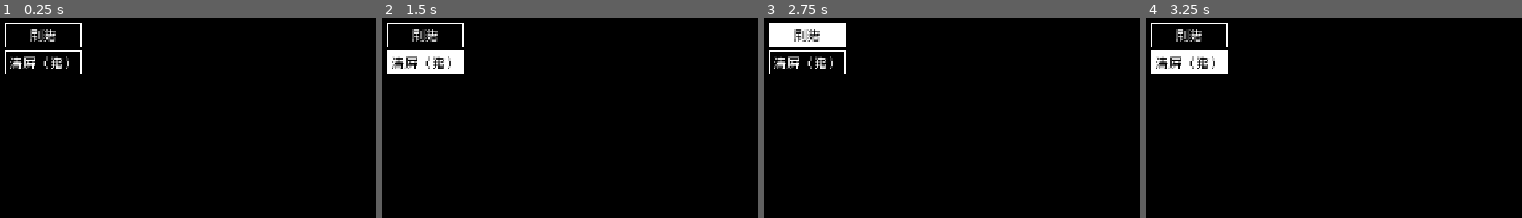
Above: before the commit, frames 1-4 (left to right).
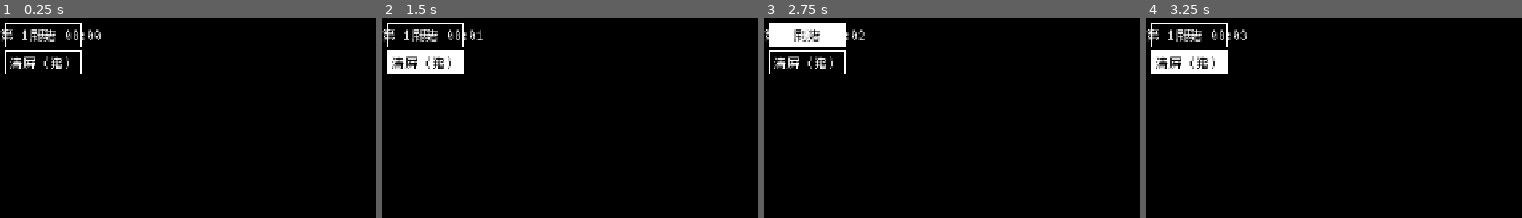
Above: after the commit, the same moments.

Repository: Gindama713/GameForGindama
Game: Godot game, scene res://main.tscn
Two runs of this game, one before a commit and one after it. Both use one fixed random seed, a clock stepped at 60 frames per second and the inputs below.
Inputs:
- Up to frame 1 (0.25 s): no input
- Up to frame 2 (1.5 s): click "刷猪" at 0.5 s; click "清屏（猪）" at 1.25 s
- Up to frame 3 (2.75 s): click "刷猪" at 2 s
- Up to frame 4 (3.25 s): click "清屏（猪）" at 2.75 s
The pictures show only the part of the screen within x 0-50%, y 0-50%; the shares and areas given below are measured in that part.

The runs differ from the first frame. In frame 1, 0.5% of the frame differs, in the area x 0-27%, y 5-12%; in frame 2, 0.5%; in frame 3, 0.2%; in frame 4, 0.5%.

Commit message:
时间系统：日夜循环 + 顶部时钟 + 夜晚休息/睡觉回疲劳 + 需求速率重调
- TimeSystem：1 真实秒 = 1 游戏分钟（1 游戏天 = 24 真实分钟）；新增 day()/hour()/is_night()/
  time_string()/day_time_string() + day_changed 信号；夜晚 20:00-06:00；开局 08:00。
  elapsed 单位改为「游戏分钟」（数值不变，语义明确）。
- 新增 ui/time_display.gd（顶部中央 Label，显示「第 N 天 HH:MM」，PRESET_TOP_WIDE 居中、
  mouse_filter=IGNORE 不吃鼠标），挂到 main.tscn 的 UI 下。
- Brain：夜晚 TimeSystem.is_night() 时 Rest 权重 +0.7 -> 大部分猪夜里休息；
  处于 rest 状态时按 0.2/游戏分钟调 Needs.restore("fatigue",...) 睡觉回疲劳。
- 需求衰减（每游戏分钟）：水 0.02315(3天) / 食物 0.01736(4天) / 保暖 0.01389(5天,占位) /
  疲劳 0.03472(2天)。旧值口渴 111 秒就死 -> 改为「不吃不喝≈3 天死亡」。
- 依据：Pork Checkoff 三三法则（猪 无水3天/无食3周）、RimWorld 饿死≈3 游戏天；
  公式 drain_rate = 100/(N天 x 1440)。
- headless 探针验证通过；主场景 headless 冒烟无错；事实文档同步（§3/§4.5/§5/§十/§8.1）。

Diff:
--- a/common/time_system.gd
+++ b/common/time_system.gd
@@ -3,16 +3,72 @@
 ## 暂停 = 不发 tick；快进 = 每次发更大的 dt，或一帧多发几次。
 ## 这样「暂停即停、可快进」是白送的（符合模拟游戏需求）。
 ## 底层依据：_physics_process 固定步长、确定性；Autoload 挂在树根，比主场景先处理。
+##
+## 【时间尺度】1 真实秒 = 1 游戏分钟（用户 2026-09-19 拍板）。
+##   于是 1 游戏天 = 1440 游戏分钟 = 1440 真实秒 = 24 真实分钟。
+##   `elapsed` 的单位就是**游戏分钟**（speed=1 时数值上等于真实秒数）——需求衰减等全按它走。
+##   时间尺度只在这里定义：将来改「1 秒 = 几游戏分」只动 REAL_SECONDS_PER_GAME_MINUTE。
+##
+## 【日夜】夜晚 = [NIGHT_START_HOUR, 24) ∪ [0, NIGHT_END_HOUR)。夜里大脑会给「休息」加权（见 brain.gd）。
 
-signal tick(dt: float)
+signal tick(dt: float)          # dt = 本次推进的游戏分钟
+signal day_changed(day: int)    # 跨天时广播（存档/事件用；UI 也可直接读 day()）
+
+## 1 真实秒 = 多少游戏分钟。改这里 = 改整体时间尺度。
+const REAL_SECONDS_PER_GAME_MINUTE := 1.0
+const MINUTES_PER_DAY := 1440
+## 夜晚时段（小时）。20:00–06:00 = 10 小时夜。
+const NIGHT_START_HOUR := 20
+const NIGHT_END_HOUR := 6
 
 var paused: bool = false
 var speed: float = 1.0
-var elapsed: float = 0.0   # 游戏内累计时间（秒）——日志时间戳用
+var start_hour: int = 8          # 开局时刻（08:00，白天起步）
+var elapsed: float = 0.0         # 游戏内累计**分钟**
+
+var _emitted_day: int = 1
+
+func _ready() -> void:
+	elapsed = float(start_hour) * 60.0
+	_emitted_day = day()
 
 func _physics_process(delta: float) -> void:
 	if paused:
 		return
-	var d := delta * speed
+	# 真实秒 × 速度 ÷ 尺度 = 游戏分钟
+	var d := delta * speed / REAL_SECONDS_PER_GAME_MINUTE
 	elapsed += d
+	var now_day := day()
+	if now_day != _emitted_day:
+		_emitted_day = now_day
+		day_changed.emit(now_day)
 	tick.emit(d)
+
+# ---------------- 查询 ----------------
+
+## 当前第几天（从 1 开始）
+func day() -> int:
+	return int(elapsed / MINUTES_PER_DAY) + 1
+
+## 当天已过的游戏分钟（0 .. 1439.x）
+func minute_of_day() -> float:
+	return fmod(elapsed, MINUTES_PER_DAY)
+
+func hour() -> int:
+	return int(minute_of_day() / 60.0)
+
+func minute() -> int:
+	return int(minute_of_day()) % 60
+
+## 是否夜晚（跨界：20:00 起算，到次日 06:00）
+func is_night() -> bool:
+	var h := hour()
+	return h >= NIGHT_START_HOUR or h < NIGHT_END_HOUR
+
+## "HH:MM"
+func time_string() -> String:
+	return "%02d:%02d" % [hour(), minute()]
+
+## "第 N 天  HH:MM"
+func day_time_string() -> String:
+	return "第 %d 天  %s" % [day(), time_string()]
--- a/creature/components/brain.gd
+++ b/creature/components/brain.gd
@@ -8,7 +8,7 @@
 ##   Wander   游荡   永远在，权重随「活力」上升
 ##   Social   合群   附近有同类时，权重 = 合群度
 ##   Separate 独处   附近有同类时，权重 = 1−合群度
-##   Rest     休息   权重 = 1−活力；当它压过其余驱动 → **真的停下不动**
+##   Rest     休息   权重 = (1−活力)+(1−疲劳)+夜晚加权；压过其余驱动 → **真的停下不动**（并睡回疲劳）
 ##
 ## 【纪律】只通过协议与别人对话：
 ##   要可走方向 → GridMover（不认识它的内部）；要脾气 → Personality；要邻居 → Perception。
@@ -22,6 +22,8 @@
 const REST_WEIGHT := 1.2
 const FATIGUE_REST_WEIGHT := 0.8   # 疲劳→休息意愿（减速而非致命，见 need_def.gd 注释）
 const FATIGUE_SLOW_FACTOR := 1.5   # 疲劳→决策间隔放大（越累动得越稀）
+const NIGHT_REST_BONUS := 0.7      # 夜晚→休息加权（大部分猪夜里歇着；够大又不至于全歇）
+const SLEEP_RECOVER_RATE := 0.2    # 休息/睡觉时疲劳回复速率（每分钟；10 小时夜≈回满）
 
 var _timer: float = 0.0
 var last_drive: String = "wander"   # 上一次决策选中了什么（调试/检视面板用）
@@ -37,10 +39,10 @@
 func tick(dt: float) -> void:
 	# 不判断生死 —— 死了就不会被 tick（Creature.die() 已把宿主摘出时钟）
 	_timer -= dt
-	if _timer > 0.0:
-		return
-	_decide_and_act()
-	_reset_timer()
+	if _timer <= 0.0:
+		_decide_and_act()
+		_reset_timer()
+	_recover_while_resting(dt)      # 处在「休息」时睡觉回疲劳
 
 # ---------------- 决策 ----------------
 
@@ -64,8 +66,10 @@
 	# 疲劳：累了更想歇、更不想动（减速而非死亡，见 need_def.gd 注释）
 	var fatigue_ratio := _fatigue_ratio()
 
-	# --- Rest 休息：低活力 / 高疲劳都想歇 ---
+	# --- Rest 休息：低活力 / 高疲劳都想歇；夜里再额外加权 → 大部分猪夜里歇着 ---
 	var rest_w := (1.0 - energy) * REST_WEIGHT + (1.0 - fatigue_ratio) * FATIGUE_REST_WEIGHT
+	if TimeSystem.is_night():
+		rest_w += NIGHT_REST_BONUS
 
 	# --- Wander 游荡：随机方向，权重随活力 ---
 	var wander_dir := Vector2(GridMover.DIRS[creature.rng.randi_range(0, GridMover.DIRS.size() - 1)])
@@ -176,3 +180,13 @@
 	if fn == null:
 		return 1.0
 	return fn.ratio()
+
+## 睡觉恢复疲劳：处于「休息」状态时按速率回复（需 Needs + fatigue 需求，缺则不动）。
+## 走 Needs.restore() 协议，不认识它的内部结构；将来「吃/喝」也走同一个入口。
+func _recover_while_resting(dt: float) -> void:
+	if last_drive != "rest":
+		return
+	var needs_comp := creature.get_component(Needs) as Needs
+	if needs_comp == null:
+		return
+	needs_comp.restore("fatigue", SLEEP_RECOVER_RATE * dt)
--- a/creature/pig/data/need_fatigue.tres
+++ b/creature/pig/data/need_fatigue.tres
@@ -7,4 +7,4 @@
 id = "fatigue"
 label = "疲劳"
 max_value = 100.0
-drain_rate = 0.4
+drain_rate = 0.03472
--- a/creature/pig/data/need_food.tres
+++ b/creature/pig/data/need_food.tres
@@ -7,5 +7,5 @@
 id = "food"
 label = "饥饿"
 max_value = 100.0
-drain_rate = 0.6
+drain_rate = 0.01736
 depleted_is_lethal = true
--- a/creature/pig/data/need_warmth.tres
+++ b/creature/pig/data/need_warmth.tres
@@ -7,5 +7,5 @@
 id = "warmth"
 label = "保暖"
 max_value = 100.0
-drain_rate = 0.3
+drain_rate = 0.01389
 depleted_is_lethal = true
--- a/creature/pig/data/need_water.tres
+++ b/creature/pig/data/need_water.tres
@@ -7,5 +7,5 @@
 id = "water"
 label = "口渴"
 max_value = 100.0
-drain_rate = 0.9
+drain_rate = 0.02315
 depleted_is_lethal = true
--- a/main.tscn
+++ b/main.tscn
@@ -6,6 +6,7 @@
 [ext_resource type="Script" path="res://ui/creature_inspector.gd" id="3_inspector"]
 [ext_resource type="Script" path="res://ui/minimap.gd" id="5_minimap"]
 [ext_resource type="Theme" path="res://ui/game_theme.tres" id="6_theme"]
+[ext_resource type="Script" path="res://ui/time_display.gd" id="7_time"]
 
 [node name="Main" type="Node2D"]
 theme = ExtResource("6_theme")
@@ -26,3 +27,6 @@
 
 [node name="Minimap" type="Control" parent="UI"]
 script = ExtResource("5_minimap")
+
+[node name="TimeDisplay" type="Label" parent="UI"]
+script = ExtResource("7_time")
--- /dev/null
+++ b/ui/time_display.gd
@@ -0,0 +1,28 @@
+extends Label
+
+## 顶部中央时钟：显示「第 N 天  HH:MM」。时间来自 TimeSystem（Autoload）。
+## 【纪律】只读 TimeSystem，不持有任何游戏状态。
+## 只在显示文本真的变化时才写 text —— 一游戏分钟才变一次，不必每帧重排。
+
+var _last_text: String = ""
+
+func _ready() -> void:
+	# 顶边通栏 + 水平居中：文本变宽也不会偏（不用 MINSIZE，免得改字后不重新居中）
+	set_anchors_preset(Control.PRESET_TOP_WIDE)
+	offset_top = 8.0
+	offset_bottom = 44.0
+	horizontal_alignment = HORIZONTAL_ALIGNMENT_CENTER
+	vertical_alignment = VERTICAL_ALIGNMENT_CENTER
+	# 不吃鼠标：否则顶部整条会挡住点击（选生物 / 操作面板）
+	mouse_filter = Control.MOUSE_FILTER_IGNORE
+	TimeSystem.tick.connect(_on_tick)
+	_refresh()
+
+func _on_tick(_dt: float) -> void:
+	_refresh()
+
+func _refresh() -> void:
+	var s := TimeSystem.day_time_string()
+	if s != _last_text:
+		_last_text = s
+		text = s
Not shown: 1 places in main.tscn that only renumber resources
Not shown, added: ui/time_display.gd.uid
Not shown, changed: docs/事实文档.md
